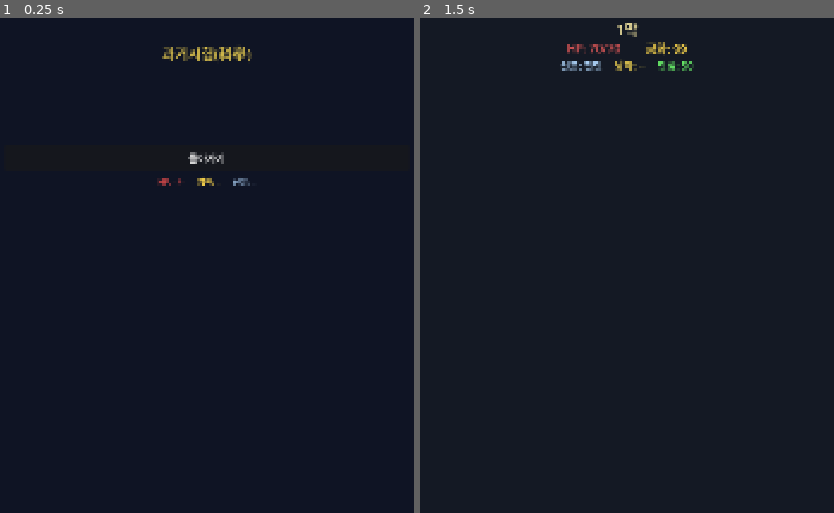
Above: before the commit, frames 1-2 (left to right).
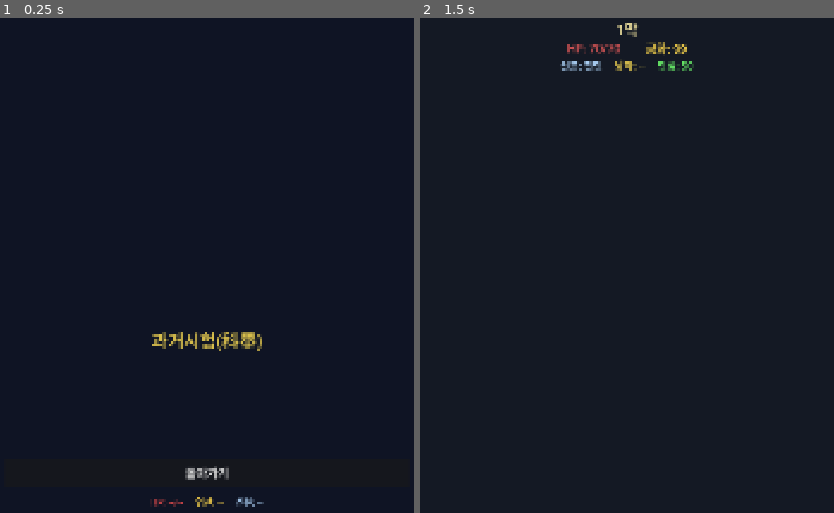
Above: after the commit, the same moments.

Repository: dongmin1213/Sijojeon
Game: Godot game, scene res://scenes/gwageo/gwageo_minigame.tscn
Same seed, same stepped clock (60 frames per second), same inputs: the game is played once before the commit and once after it. This scene is started directly instead of the project's main scene.
Inputs (mouse positions are in pixels of both pictures, inside the frame that each line leads up to):
- Up to frame 1 (0.25 s): no input
- Up to frame 2 (1.5 s): click "돌아가기" at 0.5 s; tap Enter at 1.25 s; move the mouse to (726, 379) at 1.27 s; click (726, 379) at 1.42 s

The runs differ from the first frame. In frame 1, 1.6% of the frame differs, in the area x 36-64%, y 5-99%; in frame 2, nothing differs.

Commit message:
fix: 과거시험 진행불가 버그 수정 + UI 개선 (ZER-207)
- 덱 카드 부족 시 선택 수를 자동 조정하여 진행불가 방지
- 카드 0장이면 해당 단계 자동 건너뜀
- UI 수직 중앙 정렬 (alignment: 0→1)
- 전체 글씨 크기 증가 (18~34 → 22~42)
- 카드 버튼 글씨 22px, 높이 90px으로 터치 영역 확대
- 안내 문구를 직관적으로 개선 ("카드 N장을 눌러 선택하세요")

Co-Authored-By: Paperclip <noreply@paperclip.ing>

Diff:
--- a/scenes/gwageo/gwageo_minigame.gd
+++ b/scenes/gwageo/gwageo_minigame.gd
@@ -90,22 +90,41 @@
 
 	match phase:
 		Phase.CHOJANG:
-			phase_label.text = "초장(初章) — 카드 3장 선택"
-			instruction_label.text = "채점 기준: 공격·방어·기술 비율 균형\n만점 조건: 각 유형 1장씩 포함"
 			_max_select = 3
 			_offer_cards(5)
+			_max_select = mini(_max_select, _offered_cards.size())
+			phase_label.text = "초장(初章) — 아래에서 카드 %d장을 눌러 선택하세요" % _max_select
+			instruction_label.text = "▶ 공격·방어·기술을 골고루 넣으면 높은 점수!"
 		Phase.JUNGJANG:
-			phase_label.text = "중장(中章) — 카드 3장 선택"
-			instruction_label.text = "채점 기준: 초장 카드와 키워드 시너지\n만점 조건: 시너지 태그 2개 이상 연계"
 			_max_select = 3
 			_offer_cards(5)
+			_max_select = mini(_max_select, _offered_cards.size())
+			phase_label.text = "중장(中章) — 카드 %d장을 눌러 선택하세요" % _max_select
+			instruction_label.text = "▶ 초장 카드와 키워드가 겹칠수록 높은 점수!"
 		Phase.JONGJANG:
-			phase_label.text = "종장(終章) — 카드 2장 선택"
-			instruction_label.text = "채점 기준: 합산 피해량\n만점 조건: 합산 피해 12+"
 			_max_select = 2
 			_offer_cards(4)
+			_max_select = mini(_max_select, _offered_cards.size())
+			phase_label.text = "종장(終章) — 카드 %d장을 눌러 선택하세요" % _max_select
+			instruction_label.text = "▶ 피해량이 높은 카드를 골라 마무리!"
 		Phase.RESULT:
 			_show_result()
+			return
+
+	# 카드가 0장이면 바로 다음 단계로 건너뜀
+	if _offered_cards.is_empty():
+		_on_confirm()
+		return
+
+	selected_label.text = "선택: 0/%d" % _max_select
+	# 선택할 카드가 1장뿐이고 필요 수도 1이면 자동 선택 처리
+	if _max_select == 1 and _offered_cards.size() == 1:
+		_selected_indices.append(0)
+		var btns := card_container.get_children()
+		if btns.size() > 0 and btns[0] is Button:
+			btns[0].button_pressed = true
+		selected_label.text = "선택: 1/1"
+		confirm_button.visible = true
 
 
 func _offer_cards(count: int) -> void:
@@ -126,8 +145,9 @@
 		var card := _offered_cards[i]
 		var btn := Button.new()
 		btn.text = _format_card_text(card)
-		btn.custom_minimum_size = Vector2(0, 80)
+		btn.custom_minimum_size = Vector2(0, 90)
 		btn.autowrap_mode = TextServer.AUTOWRAP_WORD_SMART
+		btn.add_theme_font_size_override("font_size", 22)
 		btn.toggle_mode = true
 		btn.pressed.connect(_on_card_toggled.bind(i, btn))
 		card_container.add_child(btn)
--- a/scenes/gwageo/gwageo_minigame.tscn
+++ b/scenes/gwageo/gwageo_minigame.tscn
@@ -29,14 +29,14 @@
 anchor_bottom = 0.97
 grow_horizontal = 2
 grow_vertical = 2
-theme_override_constants/separation = 14
-alignment = 0
+theme_override_constants/separation = 18
+alignment = 1
 
 [node name="TitleLabel" type="Label" parent="VBoxContainer"]
 layout_mode = 2
 text = "과거시험(科擧)"
 horizontal_alignment = 1
-theme_override_font_sizes/font_size = 34
+theme_override_font_sizes/font_size = 42
 theme_override_colors/font_color = Color(0.85, 0.75, 0.3, 1)
 
 [node name="ExaminerLabel" type="Label" parent="VBoxContainer"]
@@ -44,14 +44,14 @@
 text = ""
 horizontal_alignment = 1
 autowrap_mode = 3
-theme_override_font_sizes/font_size = 20
+theme_override_font_sizes/font_size = 26
 theme_override_colors/font_color = Color(0.7, 0.7, 0.5, 1)
 
 [node name="PhaseLabel" type="Label" parent="VBoxContainer"]
 layout_mode = 2
 text = ""
 horizontal_alignment = 1
-theme_override_font_sizes/font_size = 24
+theme_override_font_sizes/font_size = 30
 theme_override_colors/font_color = Color(0.6, 0.85, 0.9, 1)
 
 [node name="InstructionLabel" type="Label" parent="VBoxContainer"]
@@ -59,7 +59,7 @@
 text = ""
 horizontal_alignment = 1
 autowrap_mode = 3
-theme_override_font_sizes/font_size = 18
+theme_override_font_sizes/font_size = 24
 
 [node name="CardContainer" type="VBoxContainer" parent="VBoxContainer"]
 layout_mode = 2
@@ -69,15 +69,15 @@
 layout_mode = 2
 text = ""
 horizontal_alignment = 1
-theme_override_font_sizes/font_size = 18
+theme_override_font_sizes/font_size = 24
 theme_override_colors/font_color = Color(0.4, 0.9, 0.4, 1)
 
 [node name="ConfirmButton" type="Button" parent="VBoxContainer"]
 visible = false
 layout_mode = 2
-custom_minimum_size = Vector2(0, 60)
+custom_minimum_size = Vector2(0, 70)
 text = "제출"
-theme_override_font_sizes/font_size = 24
+theme_override_font_sizes/font_size = 28
 
 [node name="ResultLabel" type="Label" parent="VBoxContainer"]
 visible = false
@@ -85,22 +85,22 @@
 text = ""
 horizontal_alignment = 1
 autowrap_mode = 3
-theme_override_font_sizes/font_size = 22
+theme_override_font_sizes/font_size = 28
 theme_override_colors/font_color = Color(1.0, 0.9, 0.6, 1)
 
 [node name="ContinueButton" type="Button" parent="VBoxContainer"]
 visible = false
 layout_mode = 2
-custom_minimum_size = Vector2(0, 60)
+custom_minimum_size = Vector2(0, 70)
 text = "계속"
-theme_override_font_sizes/font_size = 24
+theme_override_font_sizes/font_size = 28
 
 [node name="BribeButton" type="Button" parent="VBoxContainer"]
 visible = false
 layout_mode = 2
-custom_minimum_size = Vector2(0, 50)
+custom_minimum_size = Vector2(0, 60)
 text = "뇌물 50냥 (합격 보장)"
-theme_override_font_sizes/font_size = 20
+theme_override_font_sizes/font_size = 24
 theme_override_colors/font_color = Color(0.9, 0.6, 0.2, 1)
 
 [node name="StatusBar" type="HBoxContainer" parent="VBoxContainer"]
@@ -111,17 +111,17 @@
 [node name="HPLabel" type="Label" parent="VBoxContainer/StatusBar"]
 layout_mode = 2
 text = "HP: --/--"
-theme_override_font_sizes/font_size = 18
+theme_override_font_sizes/font_size = 22
 theme_override_colors/font_color = Color(0.9, 0.3, 0.3, 1)
 
 [node name="GoldLabel" type="Label" parent="VBoxContainer/StatusBar"]
 layout_mode = 2
 text = "엽전: --"
-theme_override_font_sizes/font_size = 18
+theme_override_font_sizes/font_size = 22
 theme_override_colors/font_color = Color(1.0, 0.85, 0.3, 1)
 
 [node name="JibunLabel" type="Label" parent="VBoxContainer/StatusBar"]
 layout_mode = 2
 text = "신분: --"
-theme_override_font_sizes/font_size = 18
+theme_override_font_sizes/font_size = 22
 theme_override_colors/font_color = Color(0.7, 0.85, 1.0, 1)
